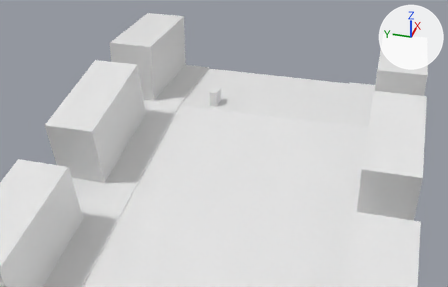
The Blender file sliding_stroller_top_right_view.blend: old version first, new version second.
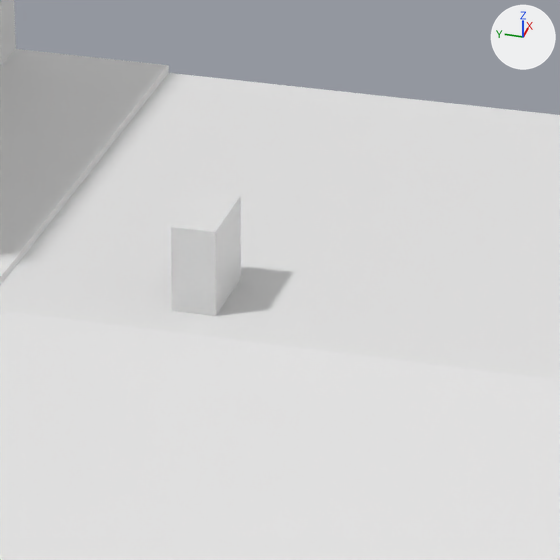
There are two pictures of each version: one from a camera (50 mm lens) standing at (-40.52, -8.07, 38.91) and looking at (-4.1, 2.17, 17.82), one close up on the part from 41% to 60% of the width and 20% to 50% of the height. The axes (+X, +Y, +Z) are drawn at upper right. The lights are the same throughout.

Objects in the first close-up: 'Building.001', 'Ground', 'Stroller'.
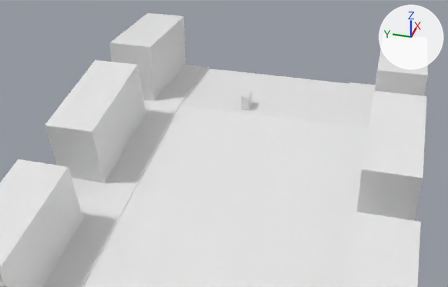
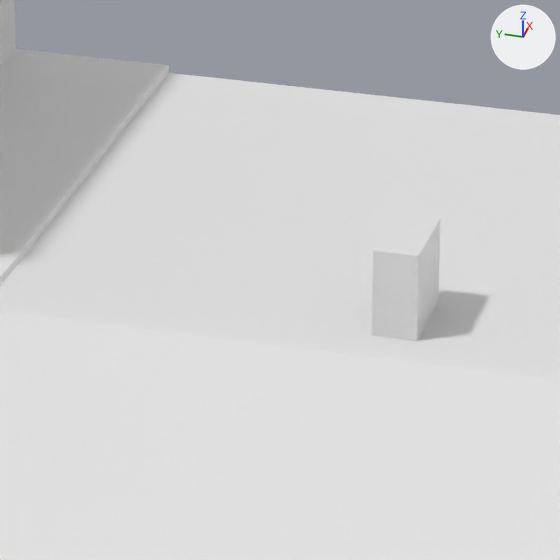
Location of each change, (x1, y1, x2, y2) in pixels of the close-ups (560 x 560 px):
'Stroller', moved
    before: (171, 191, 241, 316)
    after: (372, 214, 440, 341)

The change in detail:
Object 'Stroller' (ob_stroller) moves from (-2.5, 3.25, 20.55) to (-2.5, 1.0, 20.55).
